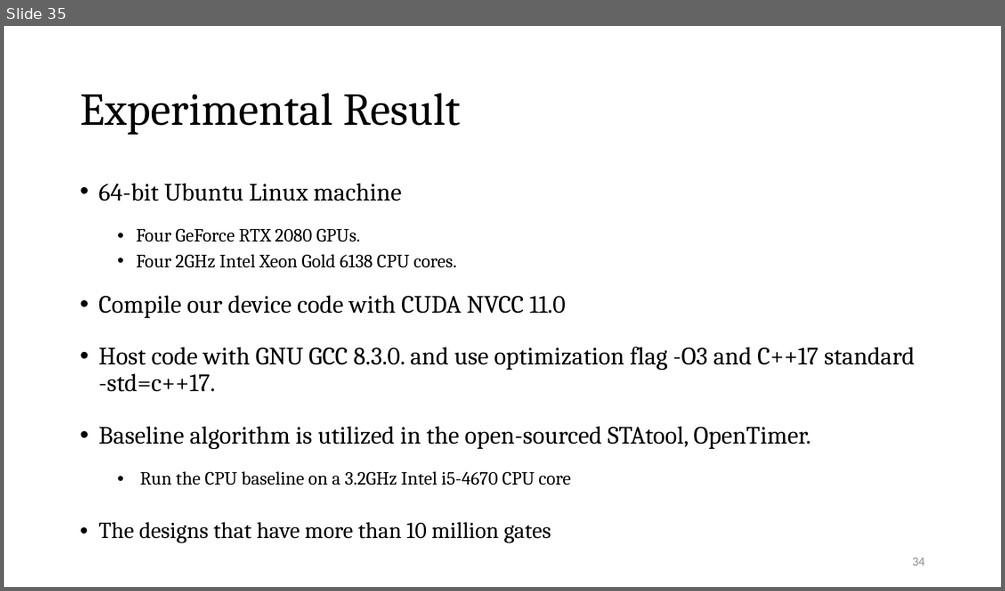
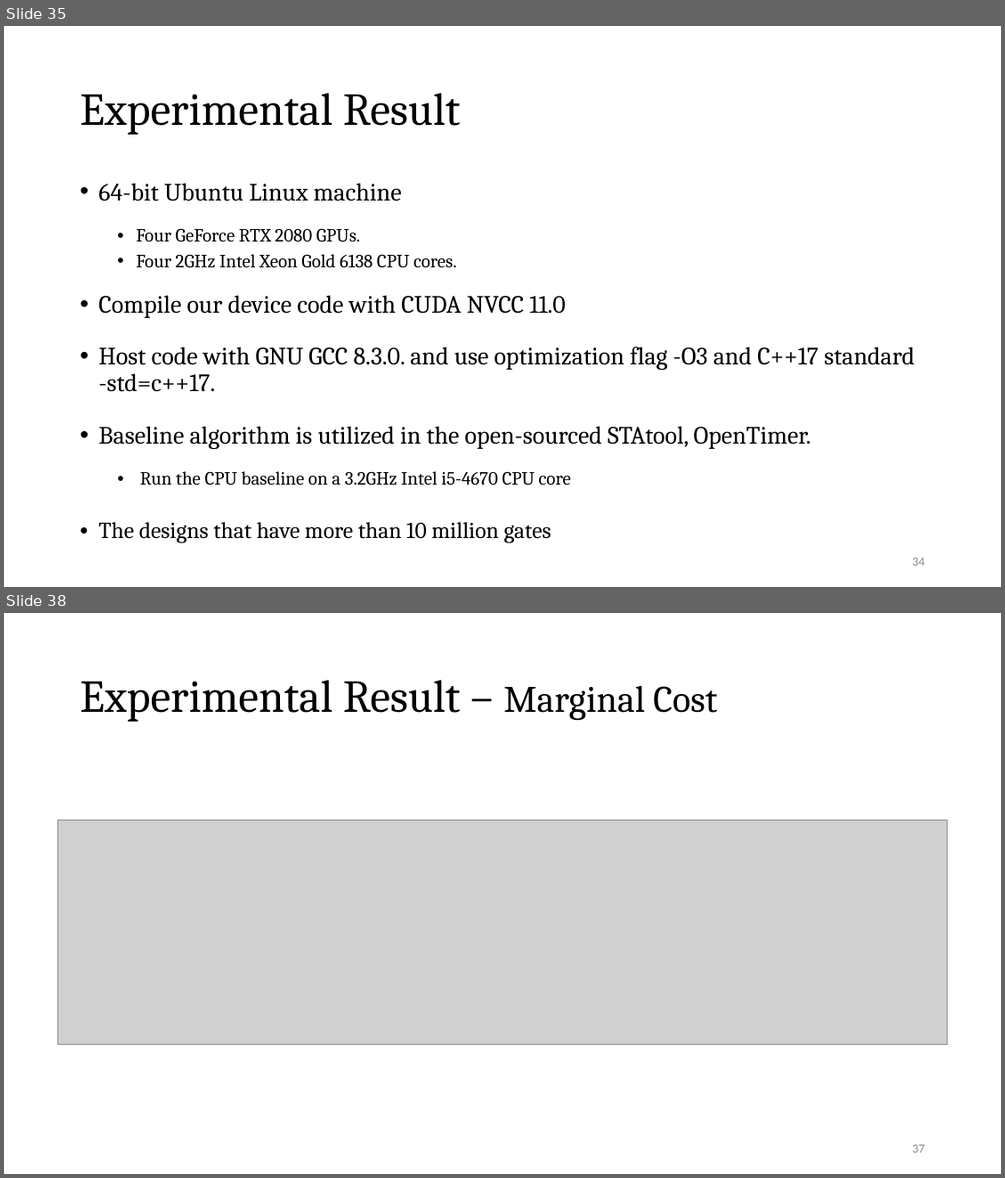
Before and after one commit to Pacific-Feng-Studuies/Studied-Papers, a slide deck: GM/Partition/Fast STA Graph Partitioning Framework for Multi-GPU Acceleration/Fast STA Graph Partitioning Framework for Multi-GPU Acceleration.pptx. Shown one above the other, each under a label of ours: slide 35 before the commit, slides 35 and 38 after it; the slides between them are not shown. The pictures are 1005x591 and 1005x1178 pixels, drawn with LibreOffice and Linux fonts; fonts in the diff are those of the drawing; grey boxes stand for pictures. Boxes give left, top, right and bottom in pixels: in the first picture for what was removed or moved away, otherwise in the second. Text is boxed around its words. In the diff, an @@ line names an element or a change of style, - is before the commit and + after.

```diff
--- a/GM/Partition/Fast STA Graph Partitioning Framework for Multi-GPU Acceleration/Fast STA Graph Partitioning Framework for Multi-GPU Acceleration.pptx
+++ b/GM/Partition/Fast STA Graph Partitioning Framework for Multi-GPU Acceleration/Fast STA Graph Partitioning Framework for Multi-GPU Acceleration.pptx
@@ slide 38 added at (4,613,1001,1174), background #FFFFFF @@
@@ title added at (80,680,717,722), 44 pt, text #000000 @@
+Experimental Result – Marginal Cost
@@ picture added at (57,820,947,1046) @@
@@ page number added at (912,1144,924,1152), 12 pt, text #8C8C8C @@
+37
```
Also in this commit, not shown: 7 slides changed, 5 other slides added, 1 other file.
